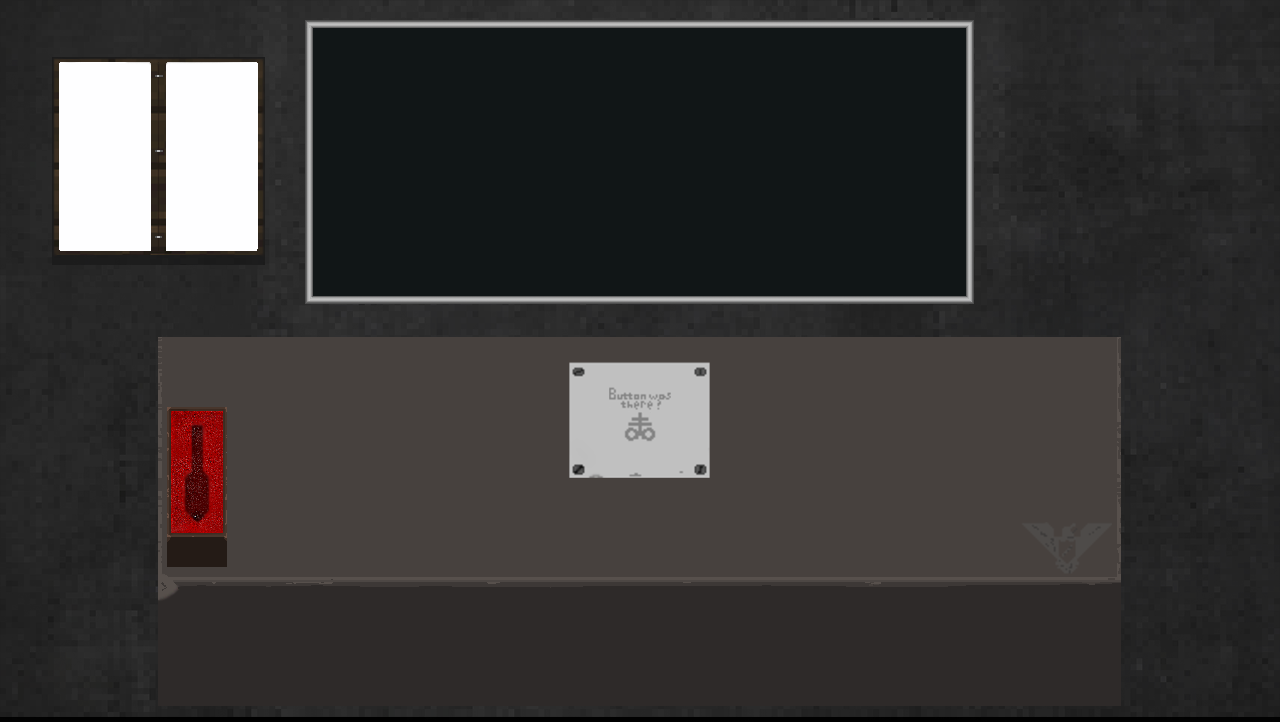
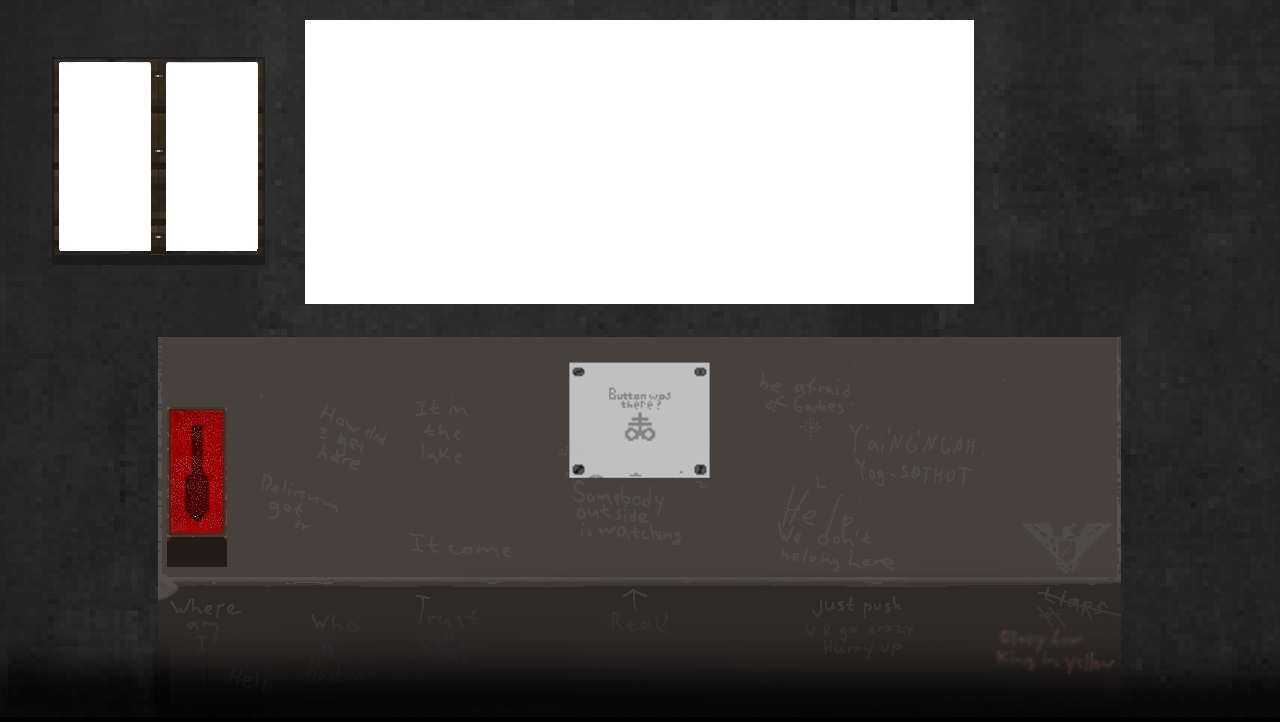
Layer changes from the first 1280 x 722 image to the second:
painted on "table" over [0,20,1280,717]
hid "display" over [305,20,974,304]
removed layer "bg" over [0,20,1280,717]
